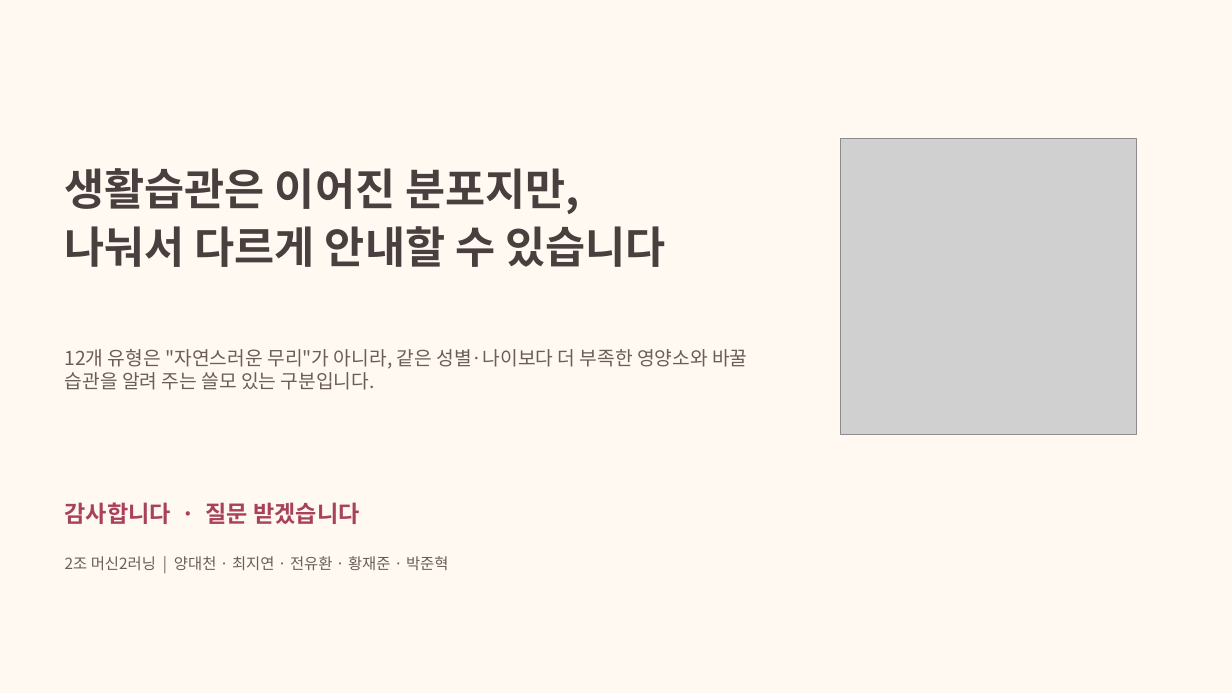
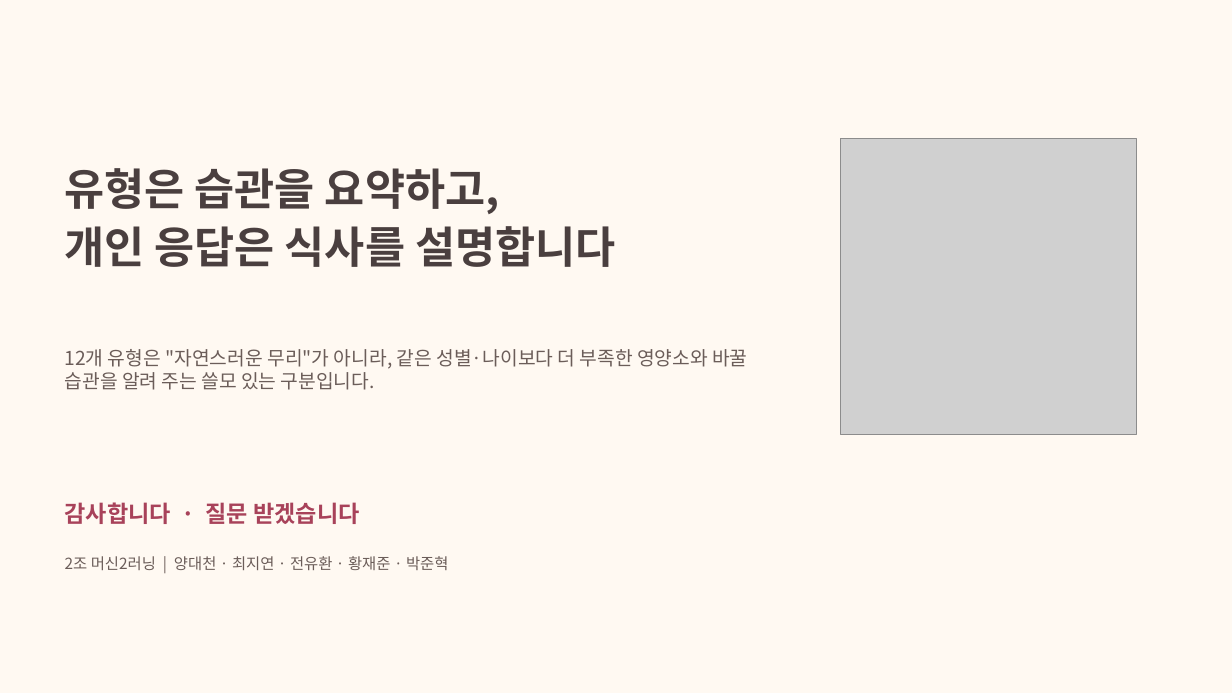
Before and after one commit to BigskyYang/Matchum, a slide deck: slide 26 of Yuhwan/발표_B안/최종발표_B안_생활습관유형_부족영양소.pptx. Drawn at 1232x693 pixels with LibreOffice and Linux fonts; fonts in the diff are those of the drawing; grey boxes stand for pictures. Boxes give left, top, right and bottom in pixels: in the first picture for what was removed or moved away, otherwise in the second. Text is boxed around its words. In the diff, an @@ line names an element or a change of style, - is before the commit and + after.

Commit message:
feat(web): 유형 설명과 개인 예측을 구분하고 설문 분기 및 발표 자료 개편

```diff
--- a/Yuhwan/발표_B안/최종발표_B안_생활습관유형_부족영양소.pptx
+++ b/Yuhwan/발표_B안/최종발표_B안_생활습관유형_부족영양소.pptx
@@ text at (65, 168, 616, 267): text changed @@
-생활습관은 이어진 분포지만,
-나눠서 다르게 안내할 수 있습니다
+유형은 습관을 요약하고,
+개인 응답은 식사를 설명합니다
```
Also in this commit, not shown: 11 other slides changed, 5 slides added, 1 slide removed, 36 other files.
